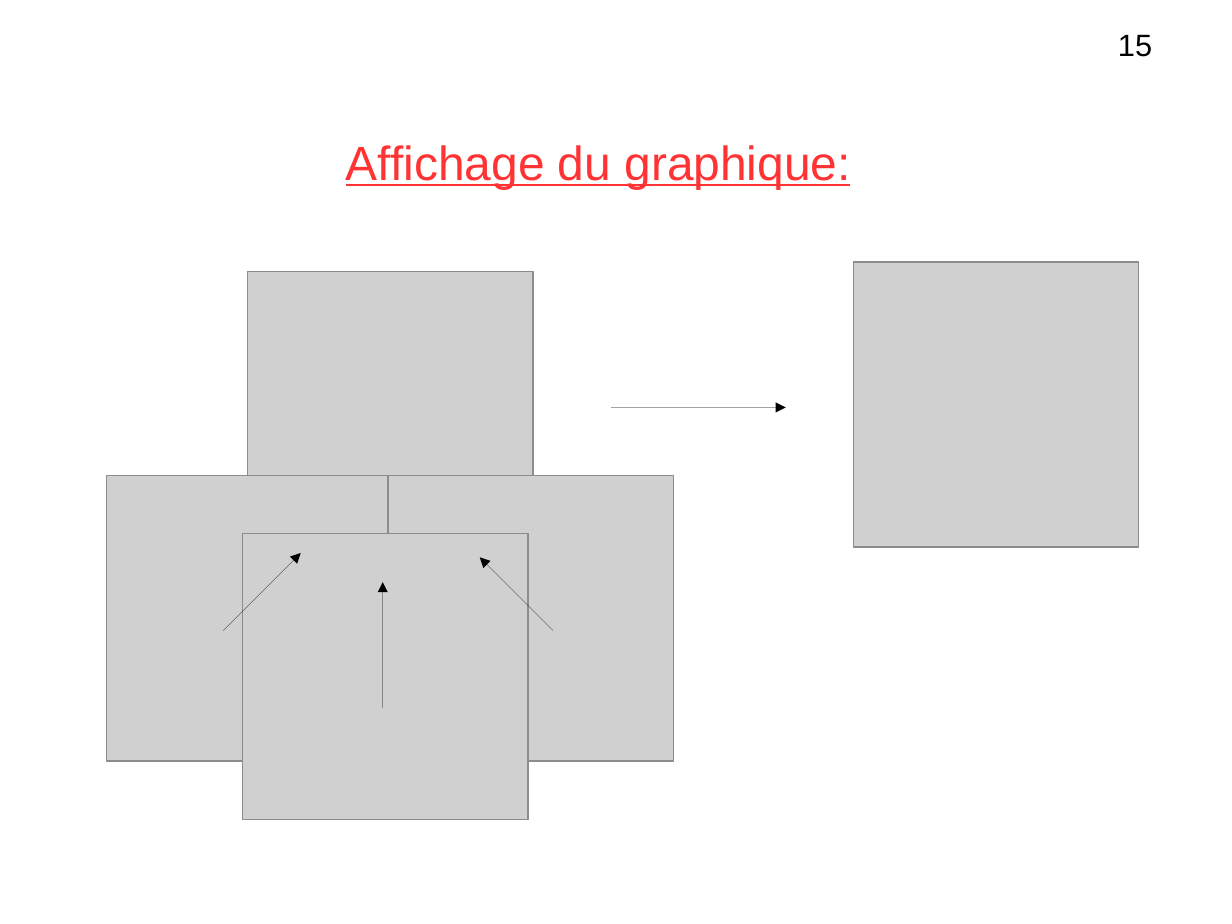
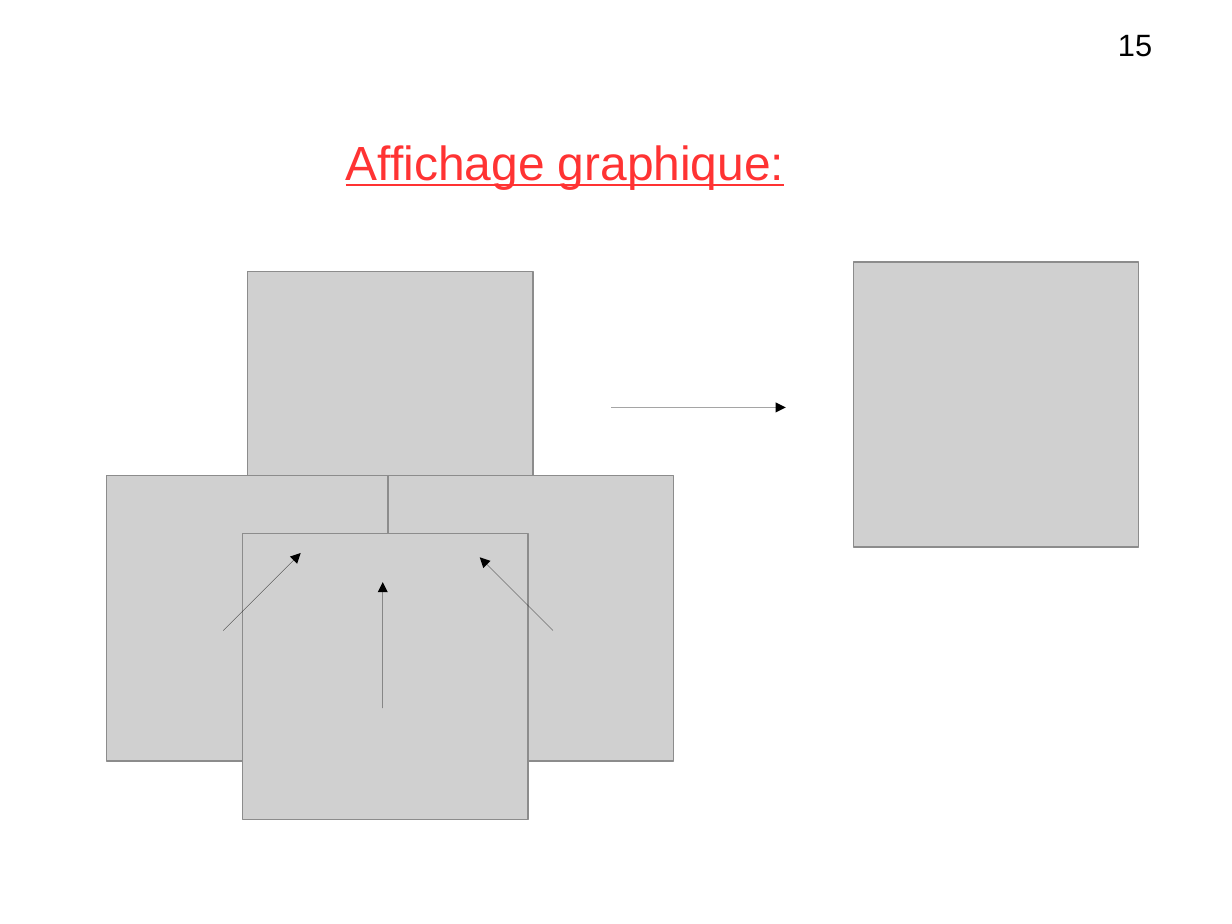
Before and after one commit to lesliesam96/Projet-STI2D, a slide deck: slide 15 of hugo/diapo_R2.odp. Drawn at 1232x924 pixels with LibreOffice and Linux fonts; fonts in the diff are those of the drawing; grey boxes stand for pictures. Boxes give left, top, right and bottom in pixels: in the first picture for what was removed or moved away, otherwise in the second. Text is boxed around its words. In the diff, an @@ line names an element or a change of style, - is before the commit and + after.

```diff
--- a/hugo/diapo_R2.odp
+++ b/hugo/diapo_R2.odp
@@ text at box(346, 145, 784, 189): text changed @@
-Affichage du graphique:
+Affichage graphique:
```
Also in this commit, not shown: 9 other slides changed.
